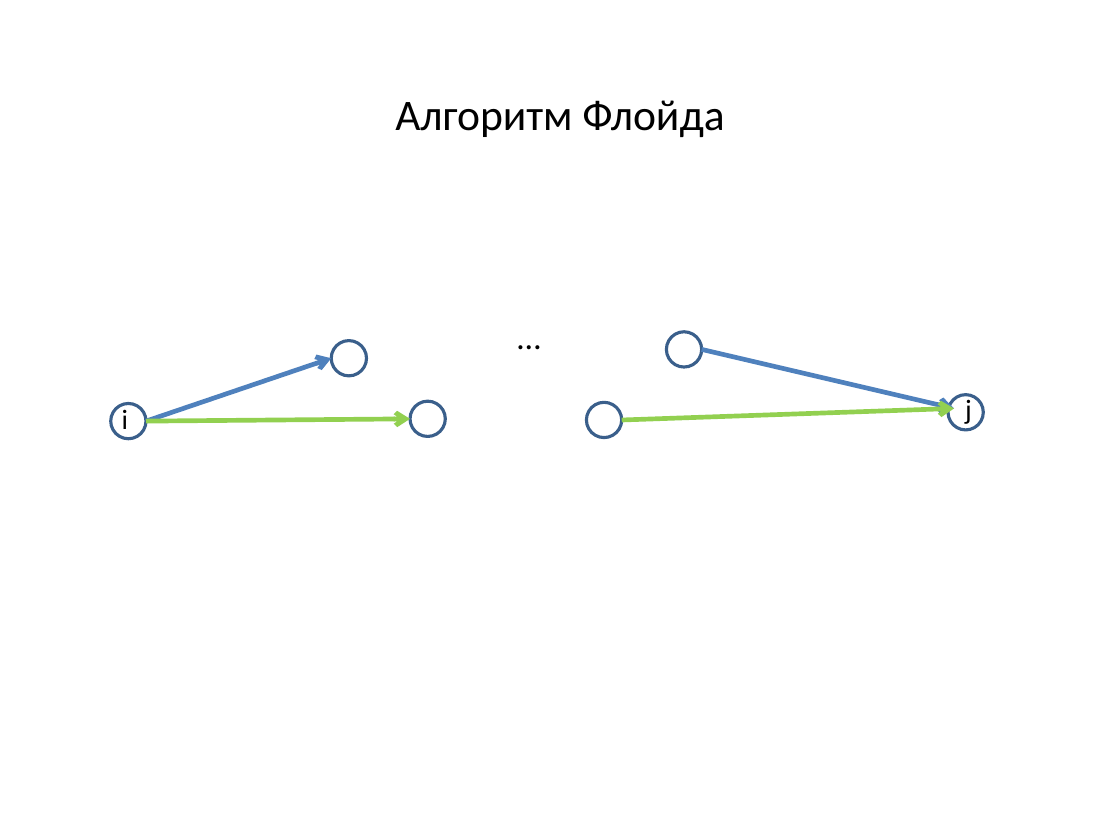
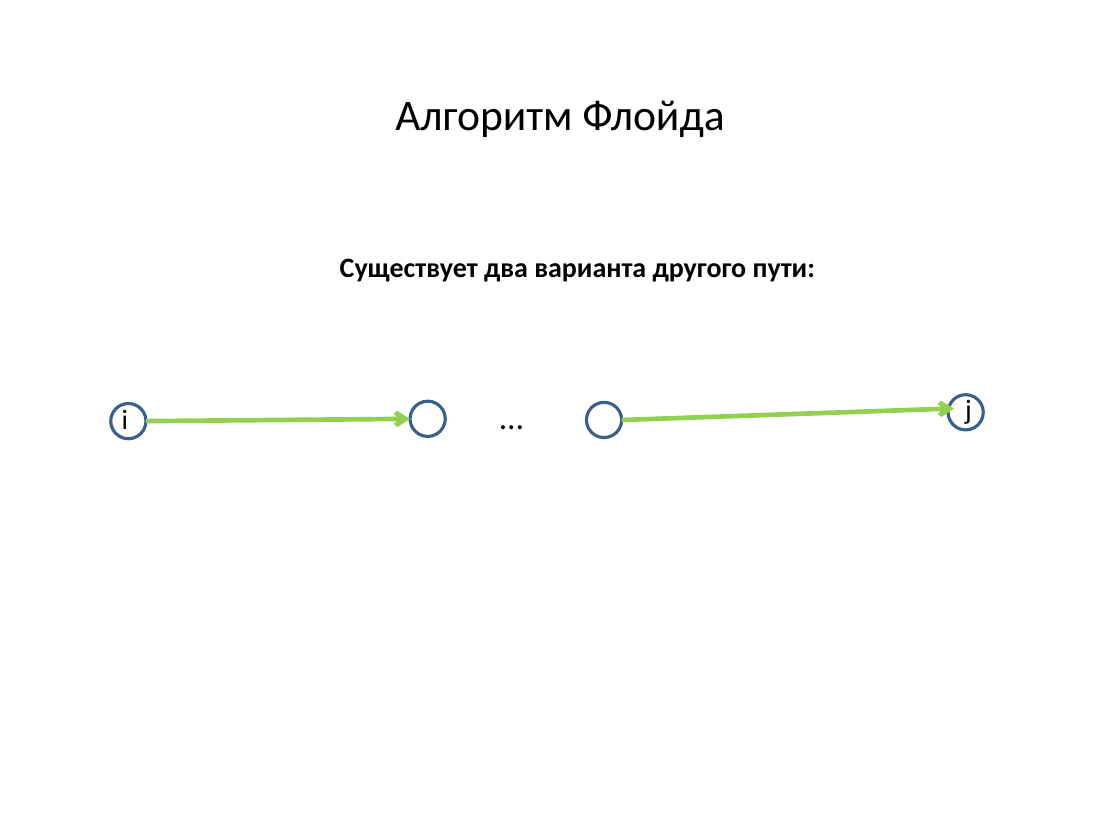
Before and after one commit to SteinbergOB/ANG, a slide deck: slide 36 of Презентации/Лекция 3.pptx (slide 4 before the commit). Drawn at 1120x840 pixels with LibreOffice and Linux fonts; fonts in the diff are those of the drawing. Boxes give left, top, right and bottom in pixels: in the first picture for what was removed or moved away, otherwise in the second. Text is boxed around its words. In the diff, an @@ line names an element or a change of style, - is before the commit and + after.

```diff
--- a/Презентации/Лекция 3.pptx
+++ b/Презентации/Лекция 3.pptx
@@ text added at (340,258,815,282), 18 pt, text #000000, bold @@
+Существует два варианта другого пути:
@@ arrow removed from (146, 421) to (332, 358) @@
@@ ellipse removed at (332,340,366,375) @@
@@ ellipse removed at (666,332,701,366) @@
@@ arrow removed from (702, 349) to (954, 409) @@
@@ text "…": place and size @@
-text "…" at (489,315,569,358)
+text "…" at (472,393,551,437)
```
Also in this commit, not shown: 21 other slides changed, 26 slides added, 2 other files.
